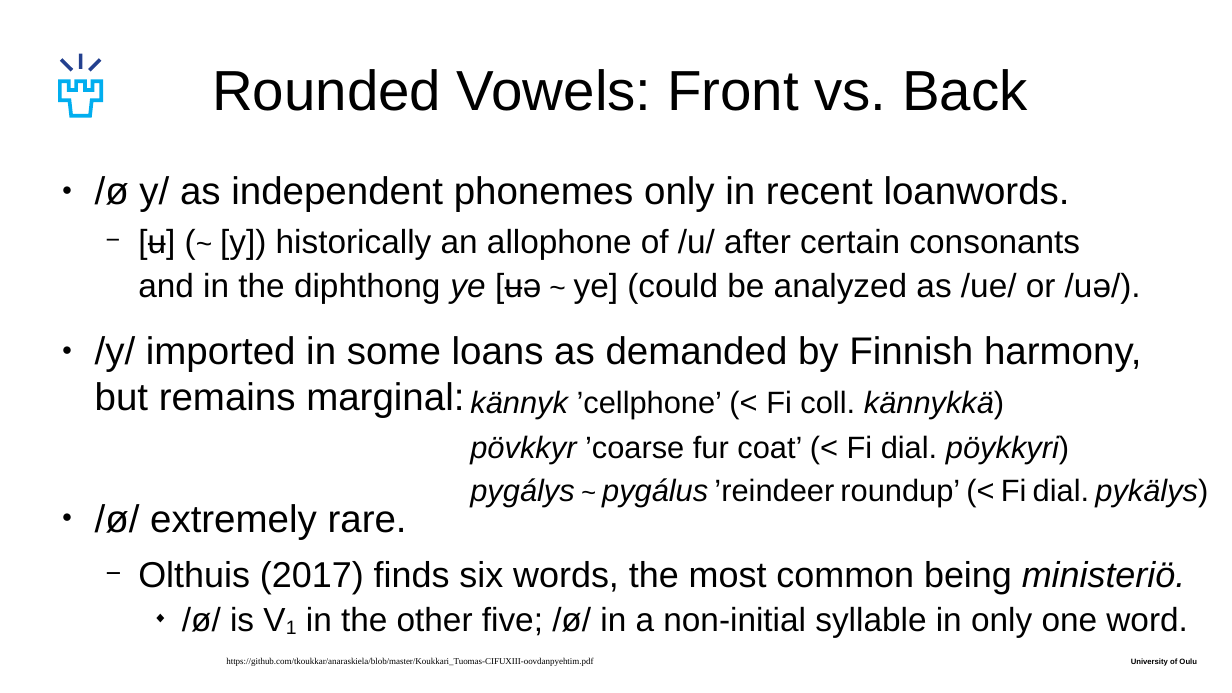
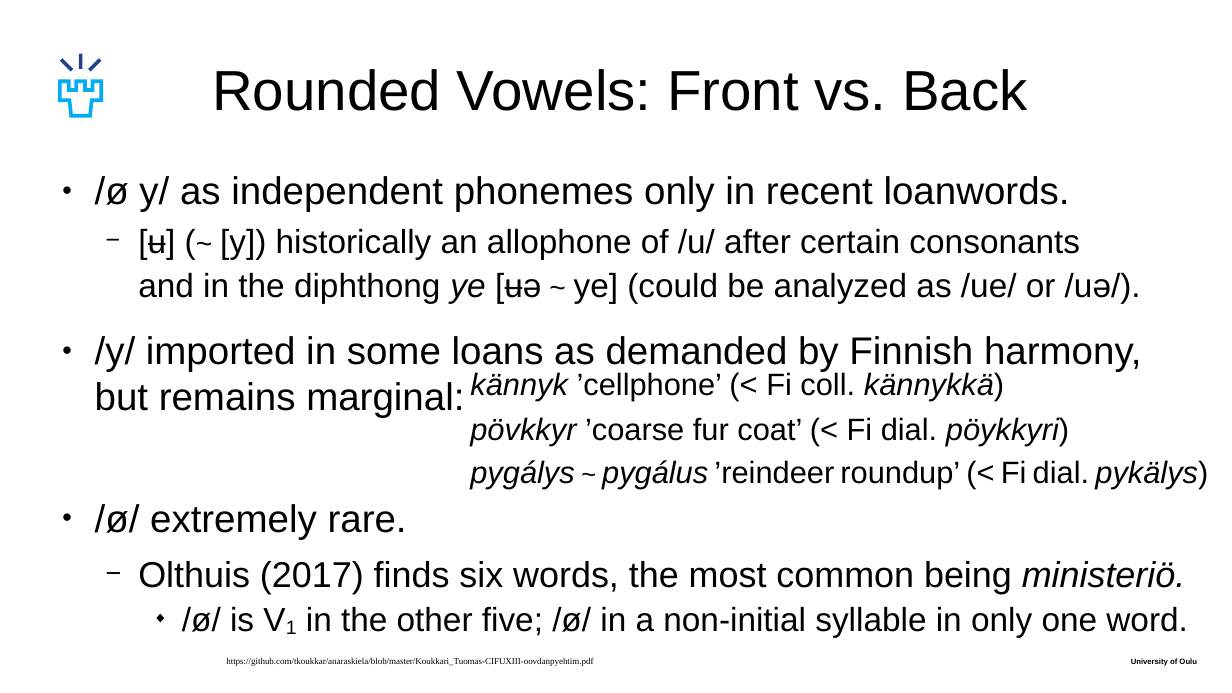
Before and after one commit to tkoukkar/anaraskiela, a slide deck: slide 16 of Koukkari_Tuomas-CIFU_XIII-oovdanpyehtim.odp. Drawn at 1232x693 pixels with LibreOffice and Linux fonts; fonts in the diff are those of the drawing. Boxes give left, top, right and bottom in pixels: in the first picture for what was removed or moved away, otherwise in the second. Text is boxed around its words. In the diff, an @@ line names an element or a change of style, - is before the commit and + after.

```diff
--- a/Koukkari_Tuomas-CIFU_XIII-oovdanpyehtim.odp
+++ b/Koukkari_Tuomas-CIFU_XIII-oovdanpyehtim.odp
@@ text "kännyk ’cellphone’ (< Fi coll. ...": place and size @@
-text "kännyk ’cellphone’ (< Fi coll. ..." at [470,390,1208,507]
+text "kännyk ’cellphone’ (< Fi coll. ..." at [470,370,1208,489]
```
Also in this commit, not shown: 1 other slide changed, 1 other file.
